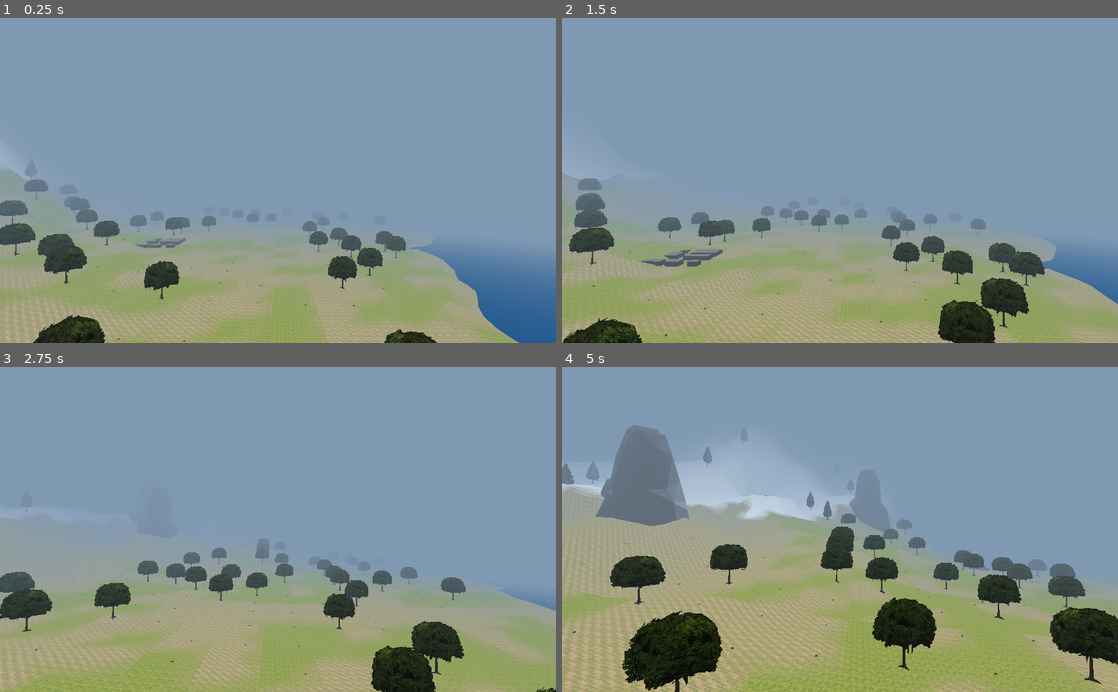
Above: before the commit, frames 1-4 (two rows, left to right).
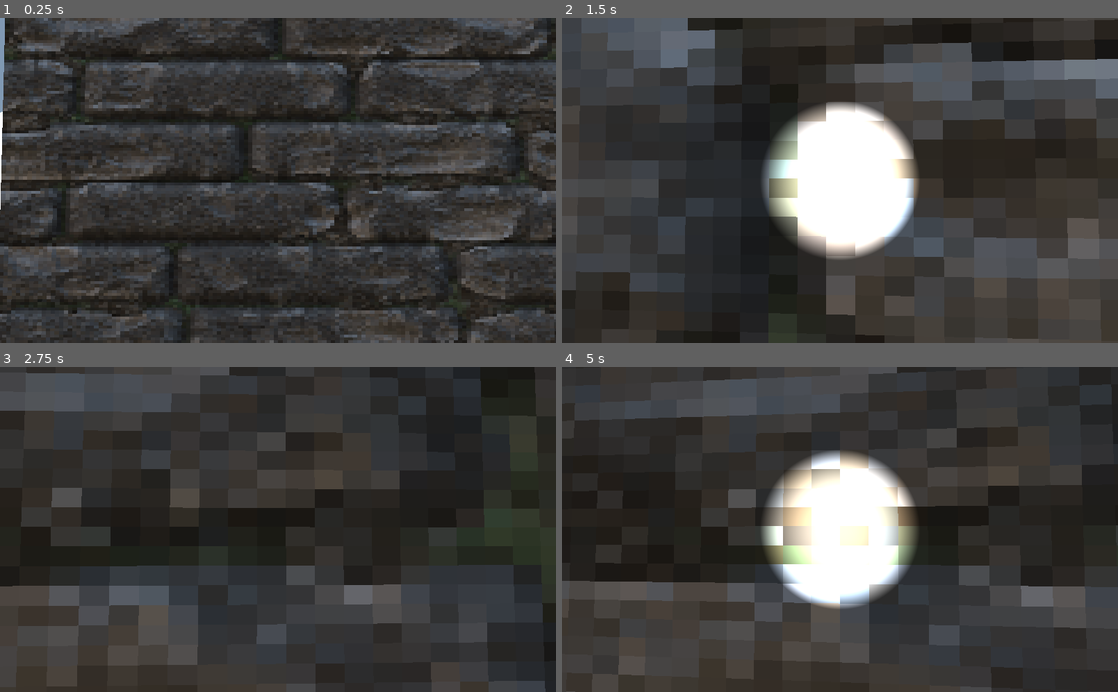
Above: after the commit, the same moments.

Repository: itaden1/webRPG
Game: Godot game, scene res://Scenes/World.tscn
Two runs of this game, one before a commit and one after it. Both use one fixed random seed, a clock stepped at 60 frames per second and the inputs below. The project has no main scene, so this scene is started directly.
Inputs (mouse positions are in pixels of both pictures, inside the frame that each line leads up to):
- Up to frame 1 (0.25 s): no input
- Up to frame 2 (1.5 s): move the mouse to (867, 180) at 0.52 s; hold F 0.53-1.28 s; hold W from 0.53 s (still down); tap Space at 0.77 s; move the mouse to (812, 180) at 1.27 s; tap F at 1.35 s
- Up to frame 3 (2.75 s): keep holding W; tap Space at 1.52 s; move the mouse to (289, 523) at 2.02 s; hold F from 2.03 s (still down)
- Up to frame 4 (5 s): keep holding W; move the mouse to (834, 536) at 2.77 s; release F at 2.78 s; tap F at 2.85, 4.35 s; tap Space at 3.02, 3.77, 4.52 s; move the mouse to (878, 532) at 3.52 s; hold F 3.53-4.28 s; move the mouse to (795, 526) at 4.27 s

The runs differ from the first frame. In frame 1, 98% of the frame differs, in the area x 0-100%, y 0-100%; in frame 2, 98%; in frame 3, 98%; in frame 4, 98%.

Commit message:
adjust block size and ocean height

Diff:
--- a/Scenes/Towns/BuildingBlocks/Generic/Block.tscn
+++ b/Scenes/Towns/BuildingBlocks/Generic/Block.tscn
@@ -3,17 +3,17 @@
 [ext_resource path="res://Materials/Buildings/Bricks_01-128x128.png" type="Texture" id=1]
 
 [sub_resource type="CubeMesh" id=1]
-size = Vector3( 4, 4, 4 )
+size = Vector3( 7, 7, 7 )
 
 [sub_resource type="SpatialMaterial" id=2]
 albedo_texture = ExtResource( 1 )
 uv1_scale = Vector3( 3, 3, 3 )
 
 [sub_resource type="ConcavePolygonShape" id=3]
-data = PoolVector3Array( -2, 2, 2, 2, 2, 2, -2, -2, 2, 2, 2, 2, 2, -2, 2, -2, -2, 2, 2, 2, -2, -2, 2, -2, 2, -2, -2, -2, 2, -2, -2, -2, -2, 2, -2, -2, 2, 2, 2, 2, 2, -2, 2, -2, 2, 2, 2, -2, 2, -2, -2, 2, -2, 2, -2, 2, -2, -2, 2, 2, -2, -2, -2, -2, 2, 2, -2, -2, 2, -2, -2, -2, 2, 2, 2, -2, 2, 2, 2, 2, -2, -2, 2, 2, -2, 2, -2, 2, 2, -2, -2, -2, 2, 2, -2, 2, -2, -2, -2, 2, -2, 2, 2, -2, -2, -2, -2, -2 )
+data = PoolVector3Array( -3.5, 3.5, 3.5, 3.5, 3.5, 3.5, -3.5, -3.5, 3.5, 3.5, 3.5, 3.5, 3.5, -3.5, 3.5, -3.5, -3.5, 3.5, 3.5, 3.5, -3.5, -3.5, 3.5, -3.5, 3.5, -3.5, -3.5, -3.5, 3.5, -3.5, -3.5, -3.5, -3.5, 3.5, -3.5, -3.5, 3.5, 3.5, 3.5, 3.5, 3.5, -3.5, 3.5, -3.5, 3.5, 3.5, 3.5, -3.5, 3.5, -3.5, -3.5, 3.5, -3.5, 3.5, -3.5, 3.5, -3.5, -3.5, 3.5, 3.5, -3.5, -3.5, -3.5, -3.5, 3.5, 3.5, -3.5, -3.5, 3.5, -3.5, -3.5, -3.5, 3.5, 3.5, 3.5, -3.5, 3.5, 3.5, 3.5, 3.5, -3.5, -3.5, 3.5, 3.5, -3.5, 3.5, -3.5, 3.5, 3.5, -3.5, -3.5, -3.5, 3.5, 3.5, -3.5, 3.5, -3.5, -3.5, -3.5, 3.5, -3.5, 3.5, 3.5, -3.5, -3.5, -3.5, -3.5, -3.5 )
 
 [node name="Spatial" type="MeshInstance"]
-transform = Transform( 2, 0, 0, 0, 2, 0, 0, 0, 2, 0, 3.90936, 0 )
+transform = Transform( 2, 0, 0, 0, 2, 0, 0, 0, 2, 0, 6.83866, 0 )
 mesh = SubResource( 1 )
 material/0 = SubResource( 2 )
 
--- a/Scenes/Towns/TownGenerator.gd
+++ b/Scenes/Towns/TownGenerator.gd
@@ -3,18 +3,21 @@
 const bpt_generator = preload("res://Scripts/Generators/BinaryPartitionTree.gd")
 const basic_block = preload("res://Scenes/Towns/BuildingBlocks/Generic/Block.tscn")
 
-const offset := 8
+const offset := 14
+
+var width: float
+var height: float
 
 func generate_town(params: Dictionary):
-	var width: float = 12
-	var height: float = 12
+	width = params.width
+	height = params.height
 	var bpt = bpt_generator.new()
 	var tree = bpt.partition_rect(
 		Rect2(Vector2(0, 0), Vector2(width, height)),
-		6,
+		8,
 		6,
 		2,
-		[3, 2]
+		[3, 2, 1, 0]
 	)
 	for b in tree.keys():
 		if tree[b].size() <= 0:
@@ -32,9 +35,11 @@
 	# material.albedo_color = colours[rand_range(0, colours.size())]
 
 	var floors = Rng.get_random_range(1,2)
+	var start_x = rect.position.x - width/2
+	var start_y = rect.position.y - height/2
 	for y in range(floors):
-		for x in range(rect.position.x, rect.position.x + rect.size.x):
-			for z in range(rect.position.y, rect.position.y + rect.size.y):
+		for x in range(start_x, start_x + rect.size.x):
+			for z in range(start_y, start_y + rect.size.y):
 				var block = basic_block.instance()
 
 				# block.material_override = material
--- a/Scenes/World.tscn
+++ b/Scenes/World.tscn
@@ -33,8 +33,9 @@
 green_brush = ExtResource( 5 )
 blue_brush = ExtResource( 6 )
 world_material = ExtResource( 2 )
-world_size = Vector2( 10000, 10000 )
-hill_exponent_fudge = 1.0
+world_size = Vector2( 20000, 20000 )
+hill_multiplyer = 25.0
+hill_exponent_fudge = 1.2
 
 [node name="Player" parent="." instance=ExtResource( 3 )]
 transform = Transform( 1, 0, 0, 0, 0.999678, 0.0253394, 0, -0.0253394, 0.999678, 5000, 772.122, 3060.56 )
--- a/Scripts/Generators/BinaryPartitionTree.gd
+++ b/Scripts/Generators/BinaryPartitionTree.gd
@@ -9,7 +9,7 @@
 	max_partitions: int,
 	max_room_size: int,
 	min_room_size: int,
-	padding: Array = [],
+	padding: Array = [0],
 	current_partition: int = 0
 ):
 
@@ -20,7 +20,7 @@
 		return
 
 	var partition_directions = ["v", "h"]
-	var padd = 1
+	var padd = padding[padding.size()-1] # Default to the last value
 	if current_partition <= padding.size() - 1:
 		padd = padding[current_partition]
 
--- a/Scripts/Generators/LocationGenerator.gd
+++ b/Scripts/Generators/LocationGenerator.gd
@@ -10,9 +10,9 @@
 
 func generate_town():
 	var town_node = town_scene.instance()
-	town_node.generate_town({})
+	town_node.generate_town({width=12, height=12})
 
 	return {
 		location_node = town_node,
-		location_padding = 100
+		location_padding = 140
 	}
--- a/Scripts/Generators/TerrainGenerator.gd
+++ b/Scripts/Generators/TerrainGenerator.gd
@@ -118,7 +118,7 @@
 }
 
 
-const OCEAN_LEVEL = 0.25
+const OCEAN_LEVEL = 0.12
 
 export (ShaderMaterial) var world_material = load("res://Materials/SplatMap.tres")
 export (Vector2) var chunks_to_render = Vector2(3, 3)
@@ -285,7 +285,7 @@
 
 		if not player_placed:
 			player.global_transform.origin = location.global_transform.origin
-			player.global_transform.origin.y = 300
+			player.global_transform.origin.y = location.global_transform.origin.y + 20
 			player_placed = true
 
 func make_texture(x: int, y: int, mesh_inst: MeshInstance):
@@ -467,8 +467,9 @@
 		#modify the exponent to have flatter lands above ocean level
 		var e = elevation - OCEAN_LEVEL
 
-		return pow(e * 25 * 1.2, 3) + modify_land_height(OCEAN_LEVEL) + 1
-
+		#return pow(e * 25 * 1.2, 3) + modify_land_height(OCEAN_LEVEL) + 1
+		#return pow(e * hill_multiplyer, hill_exponent) + modify_land_height(OCEAN_LEVEL) + 1
+		return modify_land_height(e) + modify_land_height(OCEAN_LEVEL) + 1
 	return modify_land_height(elevation)
 
 func _exit_tree():
